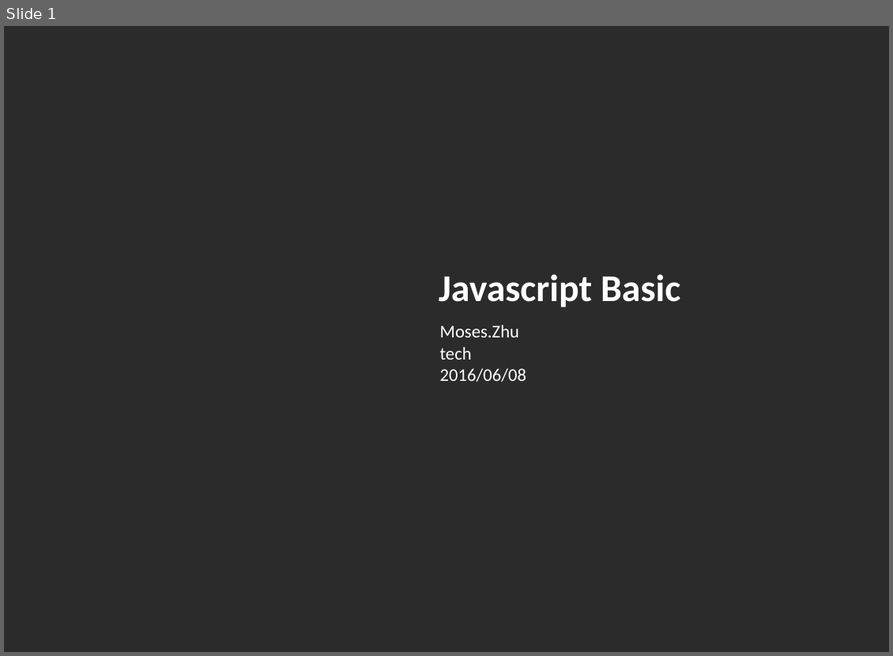
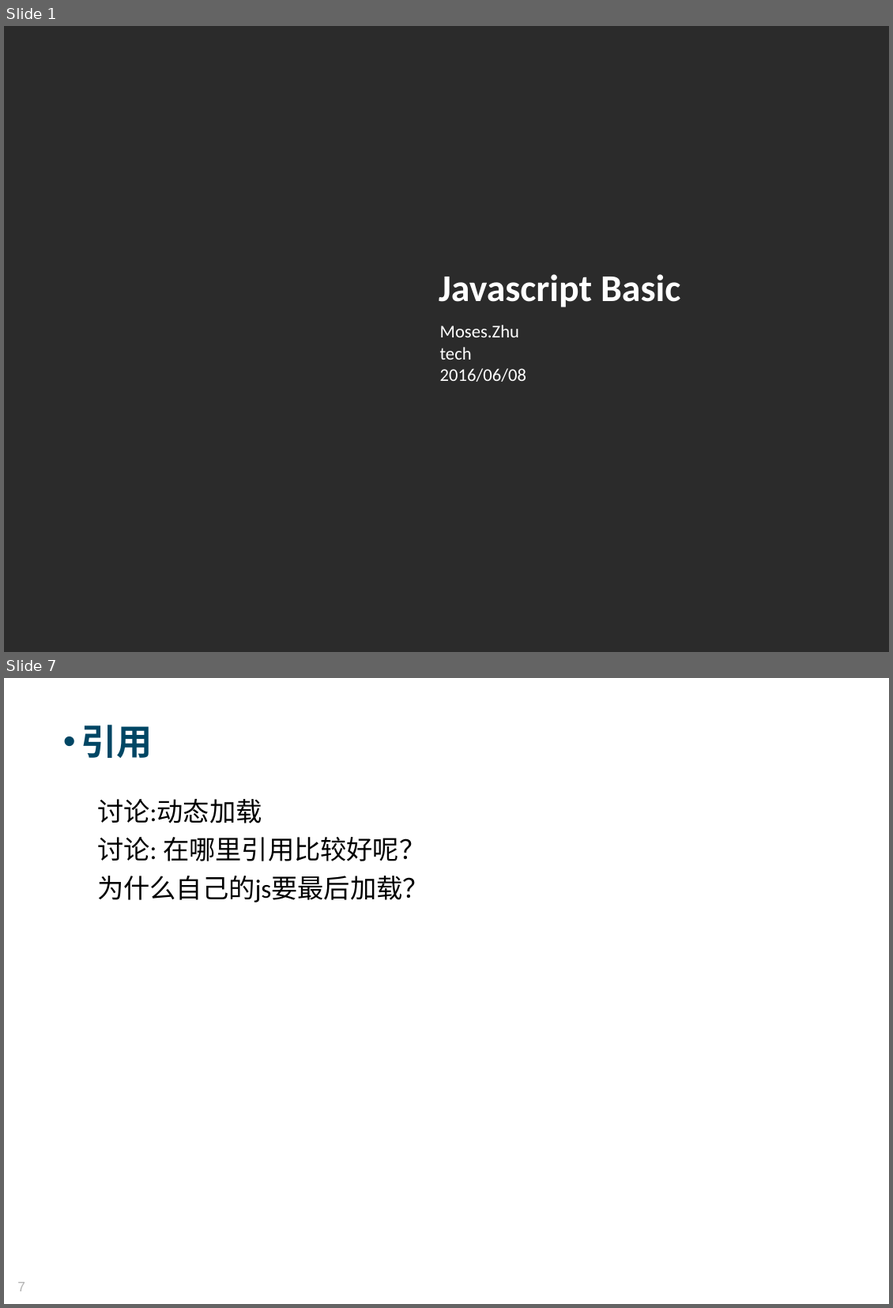
Before and after one commit to Moses824/Train-Javascript-Basic, a slide deck: Train_Javascript_Basic.ppt. Shown one above the other, each under a label of ours: slide 1 before the commit, slides 1 and 7 after it; the slides between them are not shown. The pictures are 893x656 and 893x1308 pixels, drawn with LibreOffice and Linux fonts; fonts in the diff are those of the drawing; background and template pictures are left out; a plain dark background stands for a picture behind light text. Boxes give left, top, right and bottom in pixels: in the first picture for what was removed or moved away, otherwise in the second. Text is boxed around its words. In the diff, an @@ line names an element or a change of style, - is before the commit and + after.

```diff
--- a/Train_Javascript_Basic.ppt
+++ b/Train_Javascript_Basic.ppt
@@ slide 7 added at (4,678,889,1304), background picture (left out) @@
@@ text added at (81,725,152,758), 34 pt, text #004664, bold @@
+• 引用
@@ text added at (97,799,428,902), 25 pt, text #000000 @@
+讨论:动态加载
+讨论: 在哪里引用比较好呢？
+为什么自己的js要最后加载？
@@ page number added at (17,1282,25,1291), 13 pt, text #B2B2B2 @@
+7
```
Also in this commit, not shown: 17 other slides added, 2 slides removed.
